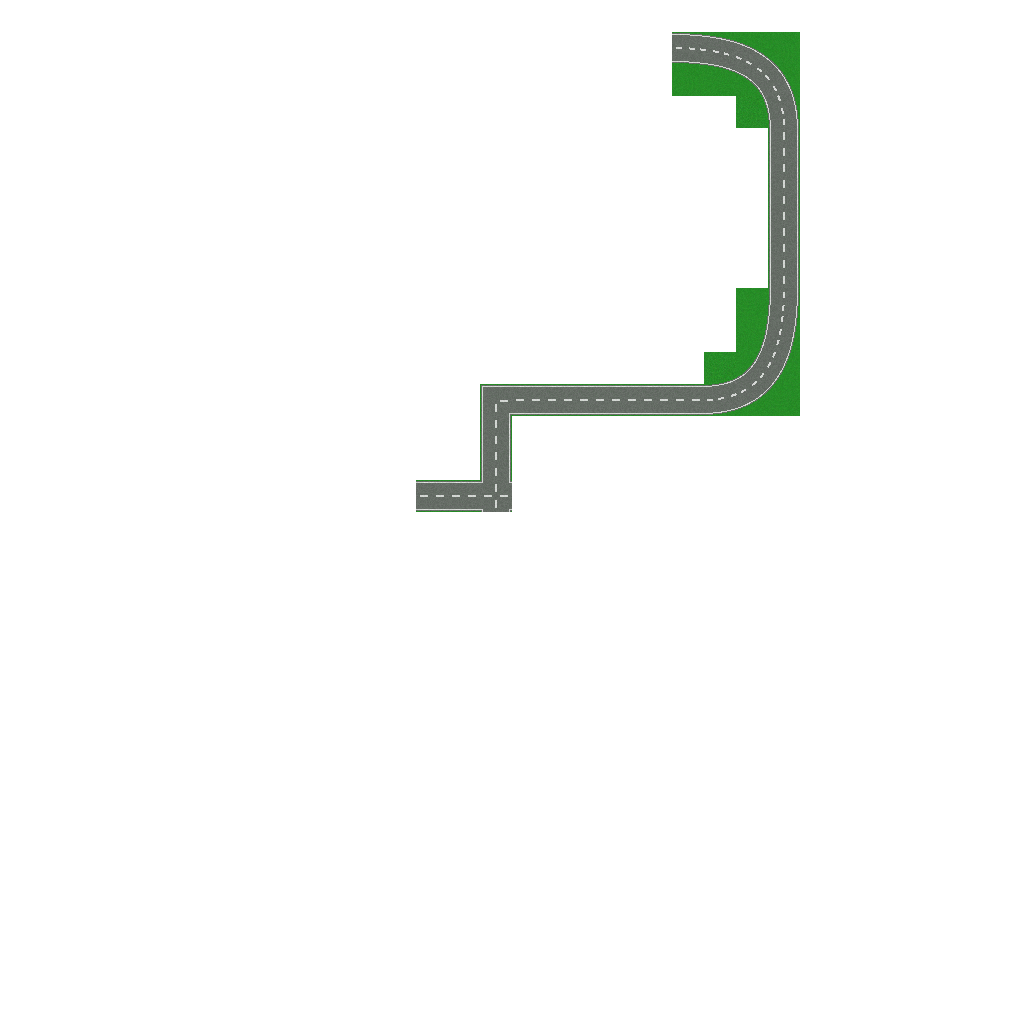
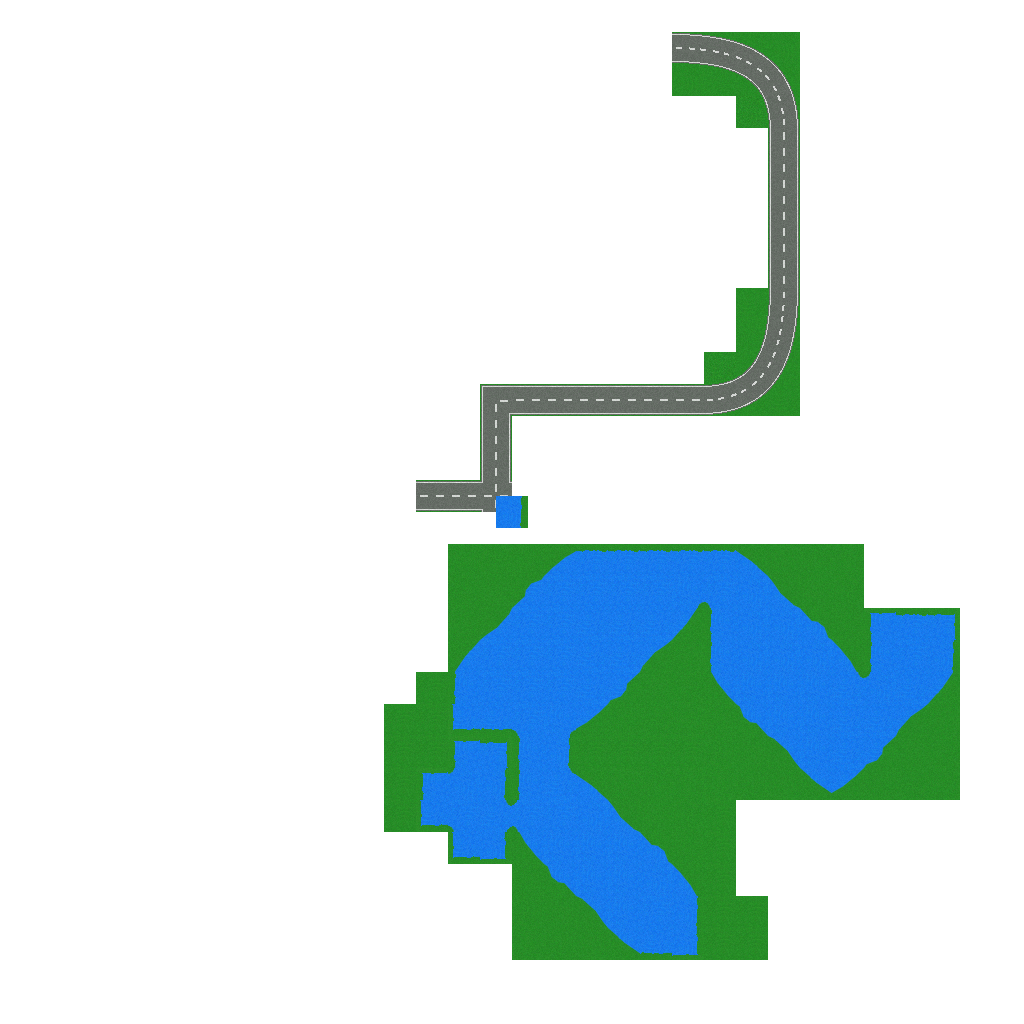
The second 1024 x 1024 image is a revision of the first. Changes to its layers:
painted on "Hintergrund" over [384, 496, 960, 960]
